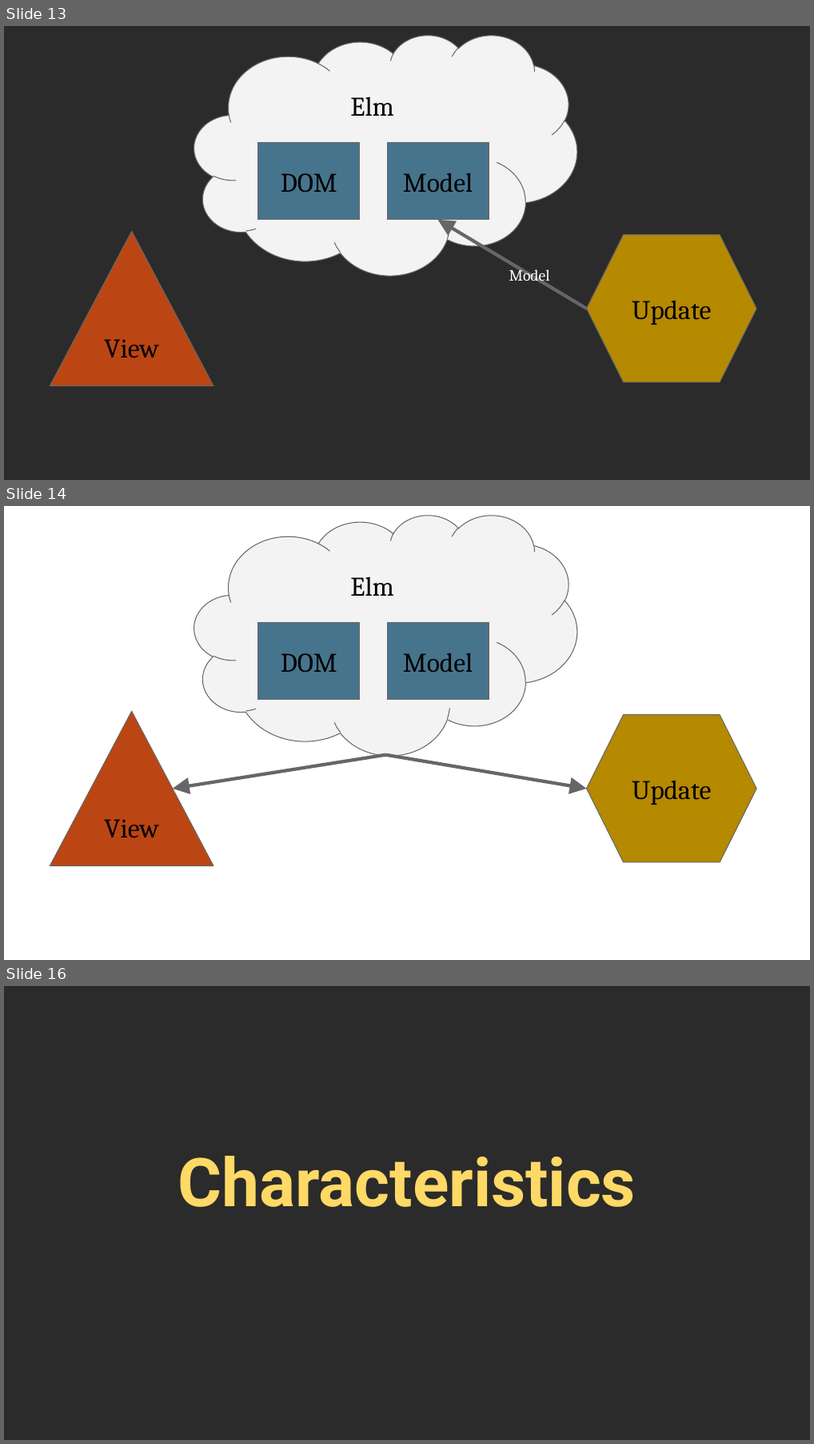
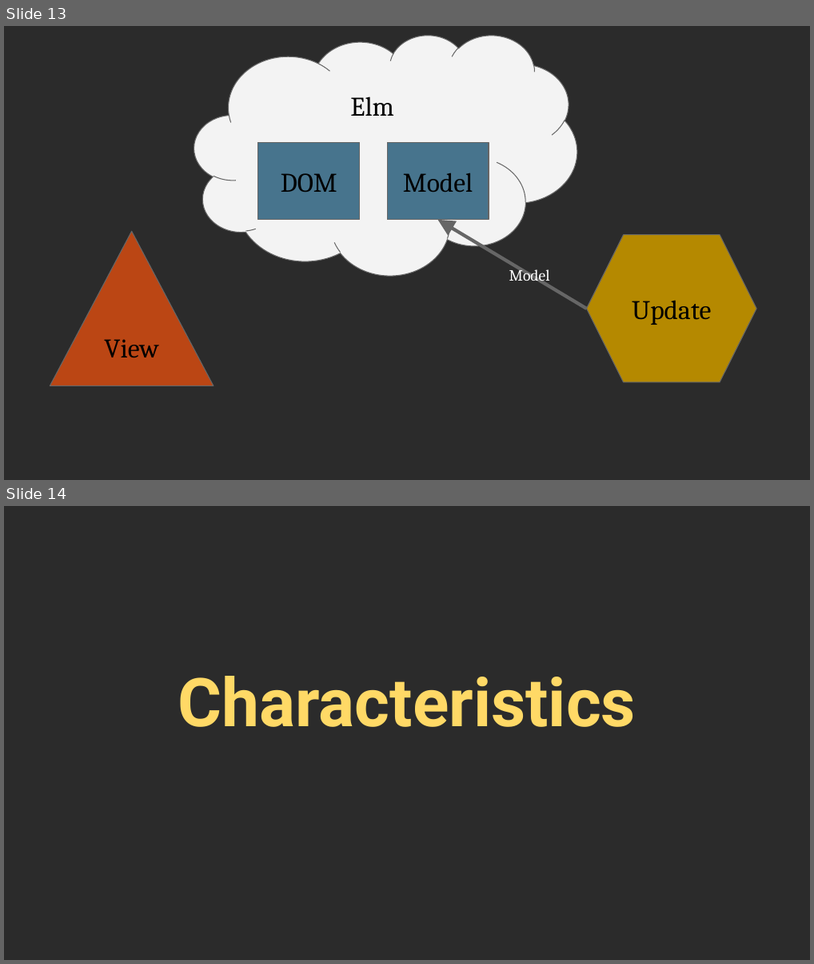
Before and after one commit to scameronde/elm-et2017, a slide deck: Elm.pptx. Shown one above the other, each under a label of ours: slides 13, 14 and 16 before the commit, slides 13 and 14 after it; the slides between them are not shown. The pictures are 814x1444 and 814x964 pixels, drawn with LibreOffice and Linux fonts; fonts in the diff are those of the drawing; background and template pictures are left out; a plain dark background stands for a picture behind light text. Boxes give left, top, right and bottom in pixels: in the first picture for what was removed or moved away, otherwise in the second. Text is boxed around its words. In the diff, an @@ line names an element or a change of style, - is before the commit and + after.

```diff
--- a/Elm.pptx
+++ b/Elm.pptx
@@ slide 14 removed at box(4, 506, 810, 960), background picture (left out) @@
@@ cloud removed at box(194, 515, 578, 755) @@
@@ text removed at box(350, 576, 394, 596) @@
-Elm
@@ rectangle removed at box(258, 622, 360, 700) @@
-DOM
@@ rectangle removed at box(387, 622, 489, 700) @@
-Model
@@ triangle removed at box(50, 711, 214, 866) @@
-View
@@ hexagon removed at box(587, 715, 757, 863) @@
-Update
@@ arrow removed from (386, 754) to (173, 788) @@
@@ arrow removed from (386, 754) to (587, 788) @@
@@ what was slide 16 is now slide 14 @@
```
Also in this commit, not shown: 5 slides changed, 2 slides added, 2 other slides removed.
